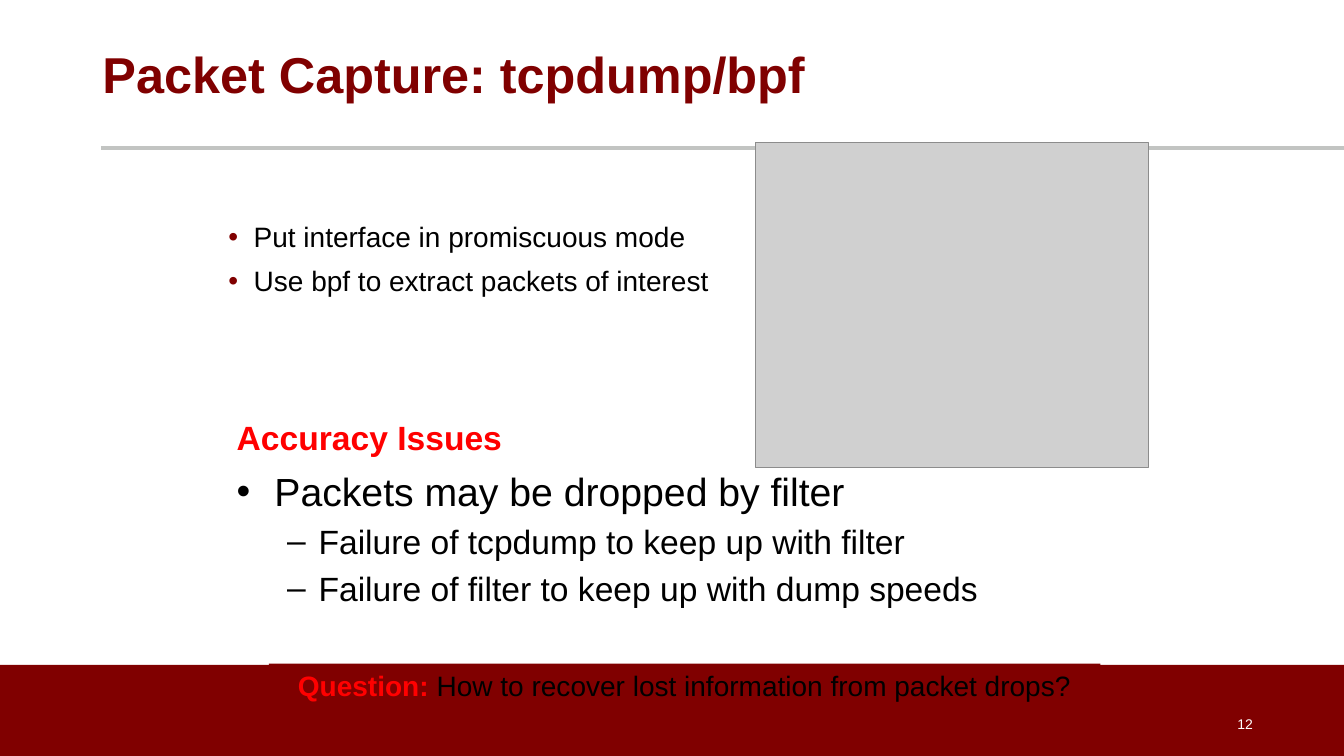
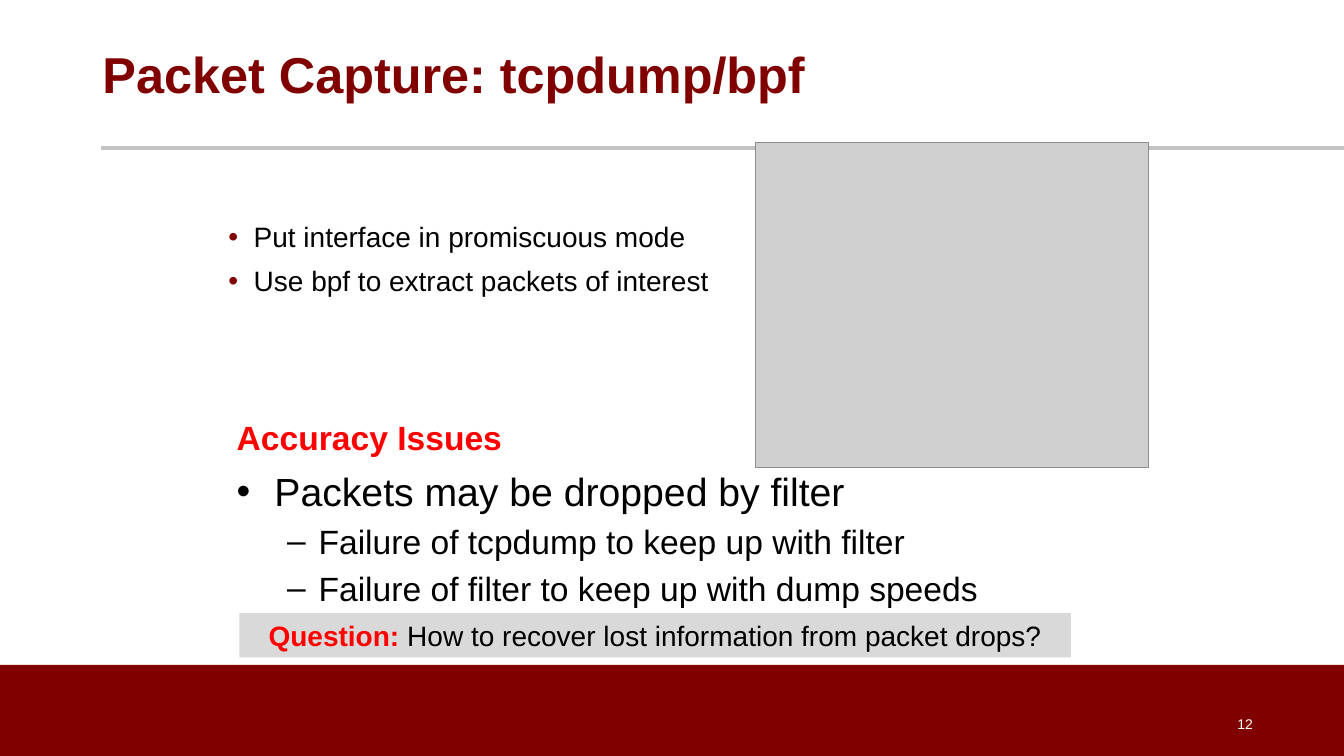
Before and after one commit to noise-lab/ML-Cybersecurity, a slide deck: slide 12 of module-2/ppt/2.2-Measurement.pptx. Drawn at 1344x756 pixels with LibreOffice and Linux fonts; fonts in the diff are those of the drawing; grey boxes stand for pictures; background and template pictures are left out. Boxes give left, top, right and bottom in pixels: in the first picture for what was removed or moved away, otherwise in the second. Text is boxed around its words. In the diff, an @@ line names an element or a change of style, - is before the commit and + after.

```diff
--- a/module-2/ppt/2.2-Measurement.pptx
+++ b/module-2/ppt/2.2-Measurement.pptx
@@ rectangle "Question: How to recover lost ...": place and size @@
-rectangle "Question: How to recover lost ..." at (269, 663, 1101, 708)
+rectangle "Question: How to recover lost ..." at (240, 613, 1072, 657)
@@ rectangle "Question: How to recover lost ..." at (240, 613, 1072, 657): fill #800000 to #D9D9D9 @@
```
Also in this commit, not shown: 2 other slides changed, 8 other files.
